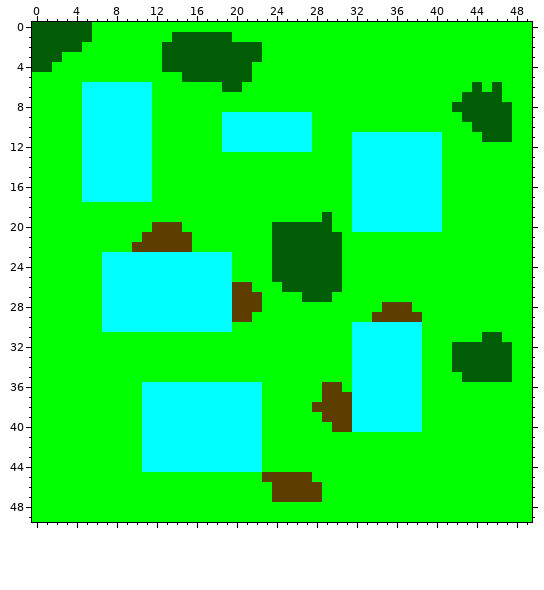
A pixel-art sprite gets an edit: res/graphics/mapTreeRock.png. Above is the file before it was changed.
The file is 50x50 pixels.
New version:
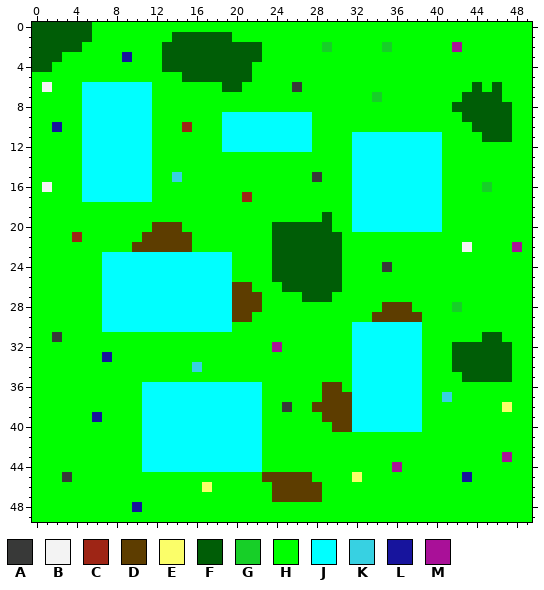
Palette (. is transparent): A #383938  B #f3f3f3  C #9e2515  D #5d3d00  E #fbfe69  F #005d06  G #17cf28  H #00ff00  J #00ffff  K #37d1e2  L #17149d  M #a91098
Difference:
@@ x 0..49 @@
  1 FFFFFFHHHHHHHHFFFFFFHHHHHHHHHHHHHHHHHHHHHHHHHHHHHH
- 2 FFFFFHHHHHHHHFFFFFFFFFFHHHHHHHHHHHHHHHHHHHHHHHHHHH
- 3 FFFHHHHHHHHHHFFFFFFFFFFHHHHHHHHHHHHHHHHHHHHHHHHHHH
+ 2 FFFFFHHHHHHHHFFFFFFFFFFHHHHHHGHHHHHGHHHHHHMHHHHHHH
+ 3 FFFHHHHHHLHHHFFFFFFFFFFHHHHHHHHHHHHHHHHHHHHHHHHHHH
  4 FFHHHHHHHHHHHFFFFFFFFFHHHHHHHHHHHHHHHHHHHHHHHHHHHH
  5 HHHHHHHHHHHHHHHFFFFFFFHHHHHHHHHHHHHHHHHHHHHHHHHHHH
- 6 HHHHHJJJJJJJHHHHHHHFFHHHHHHHHHHHHHHHHHHHHHHHFHFHHH
- 7 HHHHHJJJJJJJHHHHHHHHHHHHHHHHHHHHHHHHHHHHHHHFFFFHHH
+ 6 HBHHHJJJJJJJHHHHHHHFFHHHHHAHHHHHHHHHHHHHHHHHFHFHHH
+ 7 HHHHHJJJJJJJHHHHHHHHHHHHHHHHHHHHHHGHHHHHHHHFFFFHHH
  8 HHHHHJJJJJJJHHHHHHHHHHHHHHHHHHHHHHHHHHHHHHFFFFFFHH
  9 HHHHHJJJJJJJHHHHHHHJJJJJJJJJHHHHHHHHHHHHHHHFFFFFHH
-10 HHHHHJJJJJJJHHHHHHHJJJJJJJJJHHHHHHHHHHHHHHHHFFFFHH
+10 HHLHHJJJJJJJHHHCHHHJJJJJJJJJHHHHHHHHHHHHHHHHFFFFHH
 11 HHHHHJJJJJJJHHHHHHHJJJJJJJJJHHHHJJJJJJJJJHHHHFFFHH
@@ x 0..49 @@
 14 HHHHHJJJJJJJHHHHHHHHHHHHHHHHHHHHJJJJJJJJJHHHHHHHHH
-15 HHHHHJJJJJJJHHHHHHHHHHHHHHHHHHHHJJJJJJJJJHHHHHHHHH
-16 HHHHHJJJJJJJHHHHHHHHHHHHHHHHHHHHJJJJJJJJJHHHHHHHHH
-17 HHHHHJJJJJJJHHHHHHHHHHHHHHHHHHHHJJJJJJJJJHHHHHHHHH
+15 HHHHHJJJJJJJHHKHHHHHHHHHHHHHAHHHJJJJJJJJJHHHHHHHHH
+16 HBHHHJJJJJJJHHHHHHHHHHHHHHHHHHHHJJJJJJJJJHHHHGHHHH
+17 HHHHHJJJJJJJHHHHHHHHHCHHHHHHHHHHJJJJJJJJJHHHHHHHHH
 18 HHHHHHHHHHHHHHHHHHHHHHHHHHHHHHHHJJJJJJJJJHHHHHHHHH
@@ x 0..49 @@
 20 HHHHHHHHHHHHDDDHHHHHHHHHFFFFFFHHJJJJJJJJJHHHHHHHHH
-21 HHHHHHHHHHHDDDDDHHHHHHHHFFFFFFFHHHHHHHHHHHHHHHHHHH
-22 HHHHHHHHHHDDDDDDHHHHHHHHFFFFFFFHHHHHHHHHHHHHHHHHHH
+21 HHHHCHHHHHHDDDDDHHHHHHHHFFFFFFFHHHHHHHHHHHHHHHHHHH
+22 HHHHHHHHHHDDDDDDHHHHHHHHFFFFFFFHHHHHHHHHHHHBHHHHMH
 23 HHHHHHHJJJJJJJJJJJJJHHHHFFFFFFFHHHHHHHHHHHHHHHHHHH
-24 HHHHHHHJJJJJJJJJJJJJHHHHFFFFFFFHHHHHHHHHHHHHHHHHHH
+24 HHHHHHHJJJJJJJJJJJJJHHHHFFFFFFFHHHHAHHHHHHHHHHHHHH
 25 HHHHHHHJJJJJJJJJJJJJHHHHFFFFFFFHHHHHHHHHHHHHHHHHHH
@@ x 0..49 @@
 27 HHHHHHHJJJJJJJJJJJJJDDDHHHHFFFHHHHHHHHHHHHHHHHHHHH
-28 HHHHHHHJJJJJJJJJJJJJDDDHHHHHHHHHHHHDDDHHHHHHHHHHHH
+28 HHHHHHHJJJJJJJJJJJJJDDDHHHHHHHHHHHHDDDHHHHGHHHHHHH
 29 HHHHHHHJJJJJJJJJJJJJDDHHHHHHHHHHHHDDDDDHHHHHHHHHHH
 30 HHHHHHHJJJJJJJJJJJJJHHHHHHHHHHHHJJJJJJJHHHHHHHHHHH
-31 HHHHHHHHHHHHHHHHHHHHHHHHHHHHHHHHJJJJJJJHHHHHHFFHHH
-32 HHHHHHHHHHHHHHHHHHHHHHHHHHHHHHHHJJJJJJJHHHFFFFFFHH
-33 HHHHHHHHHHHHHHHHHHHHHHHHHHHHHHHHJJJJJJJHHHFFFFFFHH
-34 HHHHHHHHHHHHHHHHHHHHHHHHHHHHHHHHJJJJJJJHHHFFFFFFHH
+31 HHAHHHHHHHHHHHHHHHHHHHHHHHHHHHHHJJJJJJJHHHHHHFFHHH
+32 HHHHHHHHHHHHHHHHHHHHHHHHMHHHHHHHJJJJJJJHHHFFFFFFHH
+33 HHHHHHHLHHHHHHHHHHHHHHHHHHHHHHHHJJJJJJJHHHFFFFFFHH
+34 HHHHHHHHHHHHHHHHKHHHHHHHHHHHHHHHJJJJJJJHHHFFFFFFHH
 35 HHHHHHHHHHHHHHHHHHHHHHHHHHHHHHHHJJJJJJJHHHHFFFFFHH
 36 HHHHHHHHHHHJJJJJJJJJJJJHHHHHHDDHJJJJJJJHHHHHHHHHHH
-37 HHHHHHHHHHHJJJJJJJJJJJJHHHHHHDDDJJJJJJJHHHHHHHHHHH
-38 HHHHHHHHHHHJJJJJJJJJJJJHHHHHDDDDJJJJJJJHHHHHHHHHHH
-39 HHHHHHHHHHHJJJJJJJJJJJJHHHHHHDDDJJJJJJJHHHHHHHHHHH
+37 HHHHHHHHHHHJJJJJJJJJJJJHHHHHHDDDJJJJJJJHHKHHHHHHHH
+38 HHHHHHHHHHHJJJJJJJJJJJJHHAHHDDDDJJJJJJJHHHHHHHHEHH
+39 HHHHHHLHHHHJJJJJJJJJJJJHHHHHHDDDJJJJJJJHHHHHHHHHHH
 40 HHHHHHHHHHHJJJJJJJJJJJJHHHHHHHDDJJJJJJJHHHHHHHHHHH
@@ x 0..49 @@
 42 HHHHHHHHHHHJJJJJJJJJJJJHHHHHHHHHHHHHHHHHHHHHHHHHHH
-43 HHHHHHHHHHHJJJJJJJJJJJJHHHHHHHHHHHHHHHHHHHHHHHHHHH
-44 HHHHHHHHHHHJJJJJJJJJJJJHHHHHHHHHHHHHHHHHHHHHHHHHHH
-45 HHHHHHHHHHHHHHHHHHHHHHHDDDDDHHHHHHHHHHHHHHHHHHHHHH
-46 HHHHHHHHHHHHHHHHHHHHHHHHDDDDDHHHHHHHHHHHHHHHHHHHHH
+43 HHHHHHHHHHHJJJJJJJJJJJJHHHHHHHHHHHHHHHHHHHHHHHHMHH
+44 HHHHHHHHHHHJJJJJJJJJJJJHHHHHHHHHHHHHMHHHHHHHHHHHHH
+45 HHHAHHHHHHHHHHHHHHHHHHHDDDDDHHHHEHHHHHHHHHHLHHHHHH
+46 HHHHHHHHHHHHHHHHHEHHHHHHDDDDDHHHHHHHHHHHHHHHHHHHHH
 47 HHHHHHHHHHHHHHHHHHHHHHHHDDDDDHHHHHHHHHHHHHHHHHHHHH
-48 HHHHHHHHHHHHHHHHHHHHHHHHHHHHHHHHHHHHHHHHHHHHHHHHHH
+48 HHHHHHHHHHLHHHHHHHHHHHHHHHHHHHHHHHHHHHHHHHHHHHHHHH
 49 HHHHHHHHHHHHHHHHHHHHHHHHHHHHHHHHHHHHHHHHHHHHHHHHHH
